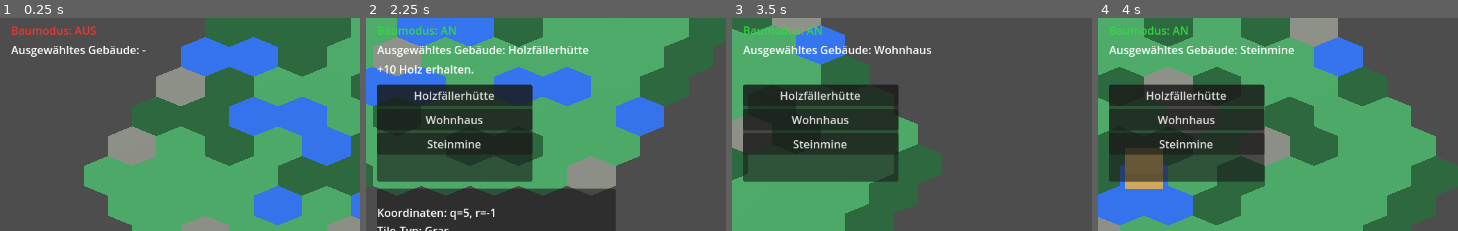
Above: before the commit, frames 1-4 (left to right).
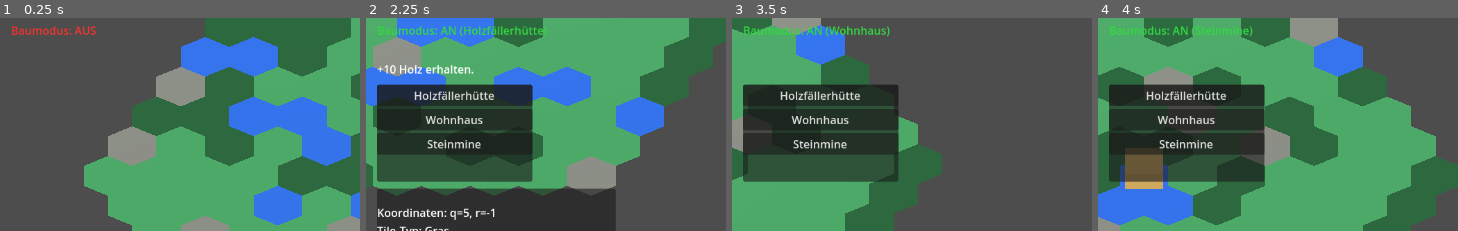
Above: after the commit, the same moments.

Repository: Ranu4922/CodexGame
Game: Godot game, scene res://scenes/Main.tscn
Two runs of this game, one before a commit and one after it. Both use one fixed random seed, a clock stepped at 60 frames per second and the inputs below.
Inputs (mouse positions are % of the whole screen's width and height, from its top left):
- Up to frame 1 (0.25 s): no input
- Up to frame 2 (2.25 s): tap Enter at 0.5 s; move the mouse to (80, 47) at 0.52 s; hold D 0.53-1.28 s; tap B at 0.6 s; click (80, 47) at 0.67 s; move the mouse to (33, 58) at 1.27 s; hold S 1.28-2.03 s; tap R at 1.35 s; move the mouse to (66, 29) at 2.02 s; hold D from 2.03 s (still down); tap 1 at 2.1 s
- Up to frame 3 (3.5 s): move the mouse to (50, 74) at 2.77 s; release D at 2.78 s; hold W from 2.78 s (still down); tap 2 at 2.85 s; click (50, 74) at 2.92 s
- Up to frame 4 (4 s): move the mouse to (89, 68) at 3.52 s; release W at 3.53 s; hold A from 3.53 s (still down); tap 3 at 3.6 s
The pictures show only the part of the screen within x 0-50%, y 15-65%; the shares and areas given below are measured in that part.

The runs differ from the first frame. In frame 1, 0.8% of the frame differs, in the area x 3-41%, y 13-19%; in frame 2, 1.8%, in the area x 3-62%, y 3-19%; in frame 3, 1.5%; in frame 4, 1.3%.

Commit message:
Show selected building in build mode label

Diff:
--- a/scripts/game_world.gd
+++ b/scripts/game_world.gd
@@ -92,6 +92,7 @@
 func _on_build_mode_changed(enabled: bool) -> void:
 	_update_build_mode_label(enabled)
 	build_menu.visible = enabled
+	selected_building_label.visible = false
 	build_mode_label.add_theme_color_override(
 		"font_color",
 		Color(0.20, 0.85, 0.25) if enabled else Color(0.95, 0.20, 0.18)
@@ -106,7 +107,7 @@
 
 func _update_build_mode_label(enabled: bool) -> void:
 	if enabled:
-		build_mode_label.text = "Baumodus: AN"
+		build_mode_label.text = "Baumodus: AN (%s)" % selected_building_name
 	else:
 		build_mode_label.text = "Baumodus: AUS"
 
